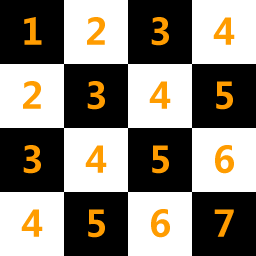
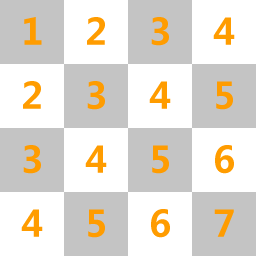
Layered file, before and after one edit (256x256). Changes by layer:
painted on "图层 1" over [0, 0, 256, 256]
